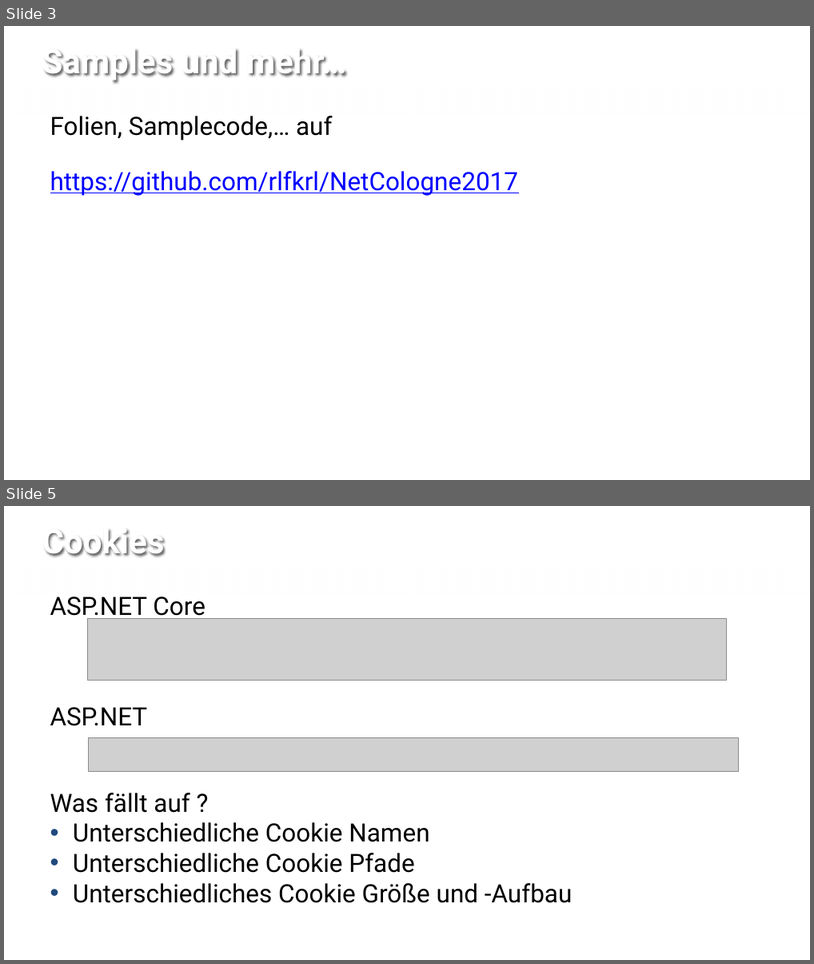
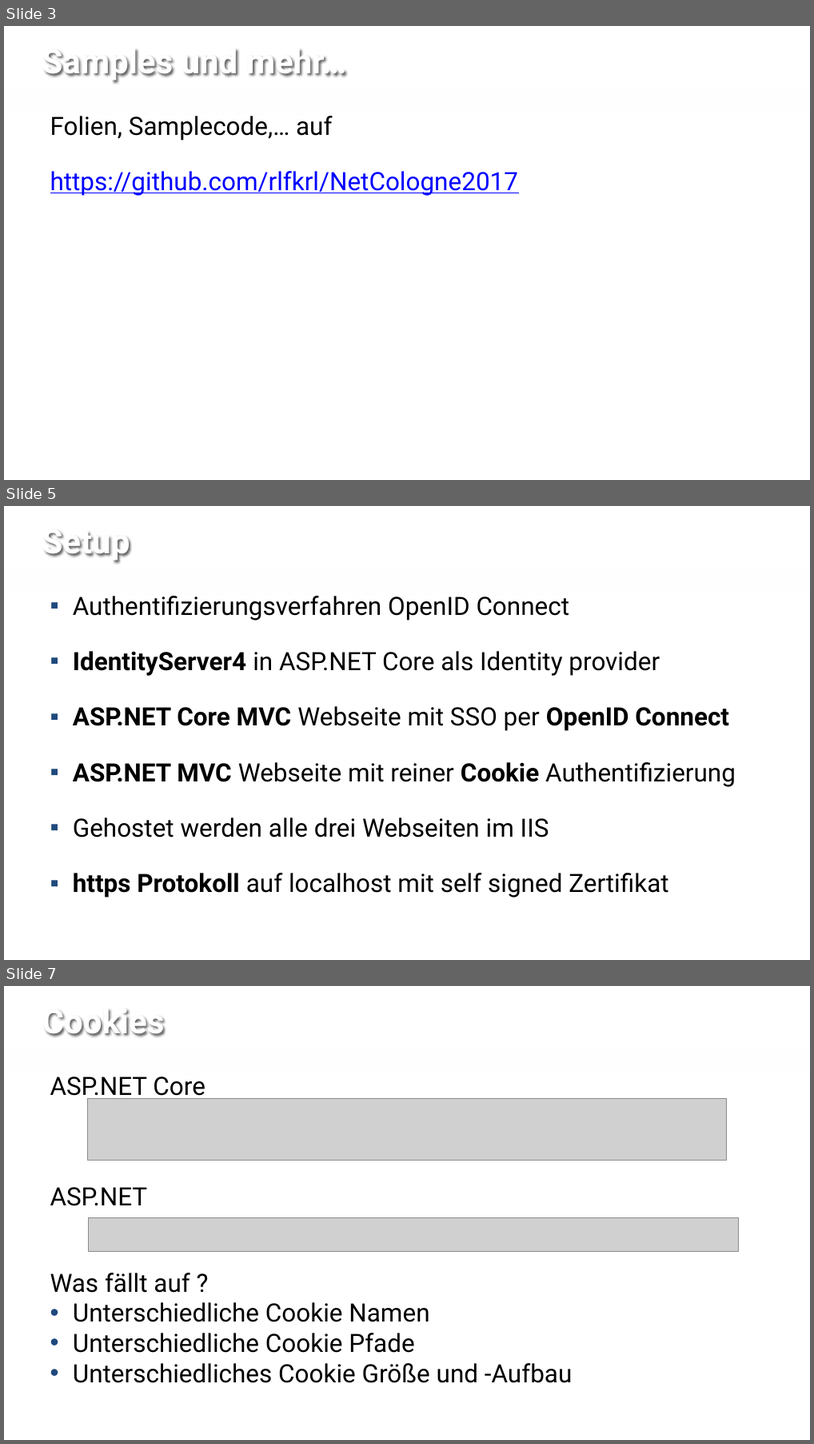
Before and after one commit to rlfkrl/NetCologne2017, a slide deck: slides/open id connect - share cookies.pptx. Shown one above the other, each under a label of ours: slides 3 and 5 before the commit, slides 3, 5 and 7 after it; the slides between them are not shown. The pictures are 814x964 and 814x1444 pixels, drawn with LibreOffice and Linux fonts; fonts in the diff are those of the drawing; grey boxes stand for pictures; background and template pictures are left out. Boxes give left, top, right and bottom in pixels: in the first picture for what was removed or moved away, otherwise in the second. Text is boxed around its words. In the diff, an @@ line names an element or a change of style, - is before the commit and + after.

```diff
--- a/slides/open id connect - share cookies.pptx
+++ b/slides/open id connect - share cookies.pptx
@@ slide 5 added at <box>4,506,810,960</box>, background #FFFFFF; not listed: 1 template element that a slide beside it also shows @@
@@ title added at <box>42,531,130,561</box>, 40 pt, text #FFFFFF, bold @@
+Setup
@@ text added at <box>73,596,736,897</box>, 30 pt, text #000000 @@
+▪ Authentifizierungsverfahren OpenID Connect
+▪ IdentityServer4 in ASP.NET Core als Identity provider
+▪ ASP.NET Core MVC Webseite mit SSO per OpenID Connect
+▪ ASP.NET MVC Webseite mit reiner Cookie Authentifizierung
+▪ Gehostet werden alle drei Webseiten im IIS
+▪ https Protokoll auf localhost mit self signed Zertifikat
@@ what was slide 5 is now slide 7 @@
```
Also in this commit, not shown: 3 slides changed, 1 other slide added.
